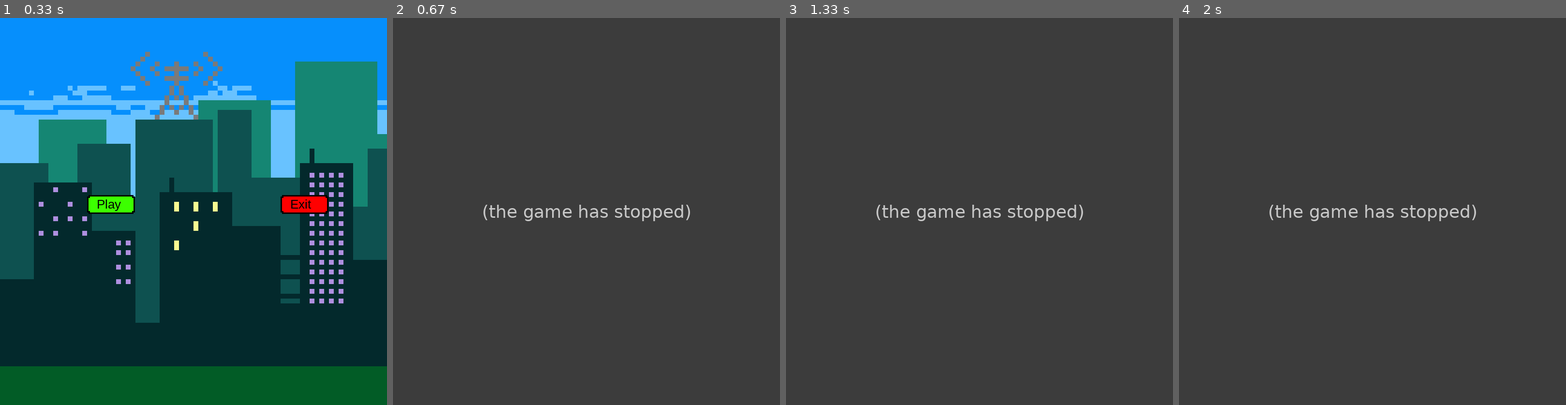
Above: before the commit, frames 1-4 (left to right).
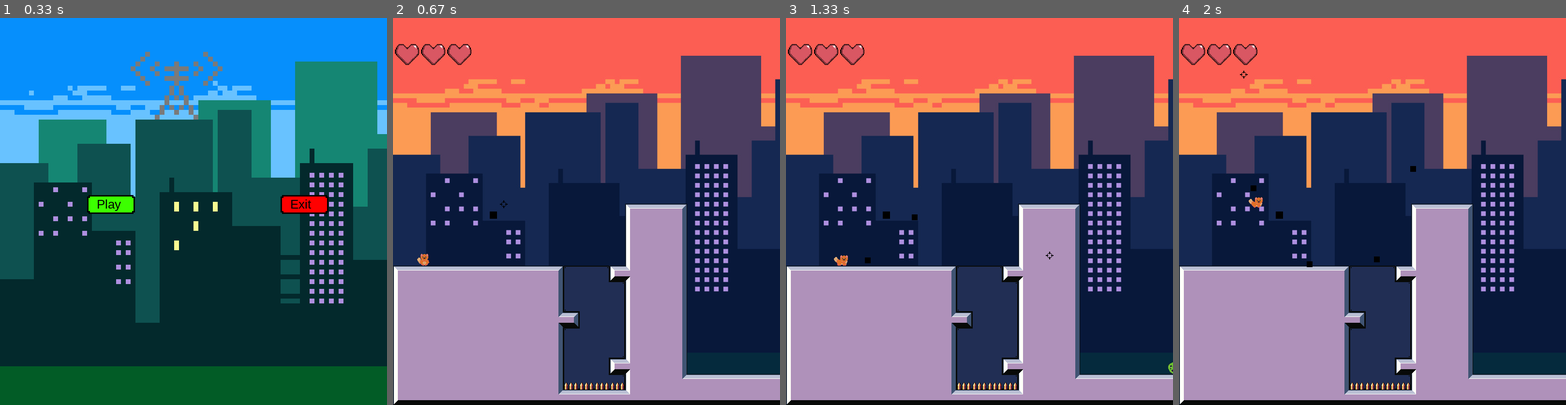
Above: after the commit, the same moments.

Repository: manucouto1/PyGame_5Gatos
Game: pygame game, started from src/main.py
Same seed, same stepped clock (60 frames per second), same inputs: the game is played once before the commit and once after it.
Inputs (mouse positions are in pixels of both pictures, inside the frame that each line leads up to):
- Up to frame 1 (0.33 s): no input
- Up to frame 2 (0.67 s): click "Play" at 0.38 s
- Up to frame 3 (1.33 s): click (948, 196) at 0.72 s; hold Right from 1 s (still down); click (1049, 254) at 1.08 s
- Up to frame 4 (2 s): release Right at 1.47 s; hold Up 1.5-1.8 s; click (1407, 308) at 1.58 s; hold Right from 1.83 s (still down); click (1244, 76) at 1.92 s

Frame 1 is identical in both runs. In frame 2, 100% of the frame differs, in the area x 0-100%, y 0-100%; in frame 3, 100%; in frame 4, 100%.
Error before the commit: AttributeError: 'LevelDTO' object has no attribute 'hero' (hero.py line 14); the game stopped at 0.43 s (later frames are placeholders)

Commit message:
[Level] solución warnings de tipado dinámico + archivo que no se subió

Diff:
--- /dev/null
+++ b/assets/levels/level1/level1_active_object.json
@@ -0,0 +1,24 @@
+{
+  "hero":{
+         "name": "tofe",
+         "sheet": "Hero_full",
+         "path": "",
+         "x":48,
+         "y":472
+        },
+ "enemies":[
+        {
+         "name":"enemy",
+         "sheet": "enemy_full",
+         "path": "src.sprites.active.enemy.Enemy",
+         "x":846,
+         "y":696
+        },
+        {
+         "name":"enemy",
+         "sheet": "enemy_full",
+         "path": "src.sprites.active.enemy.Enemy",
+         "x":1840,
+         "y":380
+        }]
+}
--- a/src/sprites/active/hero.py
+++ b/src/sprites/active/hero.py
@@ -29,7 +29,6 @@
         self.life = Life(builder.container, 3, player)
 
     def shoot(self):
-        # Look towards shoot direction
         (m_x, m_y) = pg.mouse.get_pos()
         m_pos = (m_x - self.scroll.x, m_y - self.scroll.y)
 
